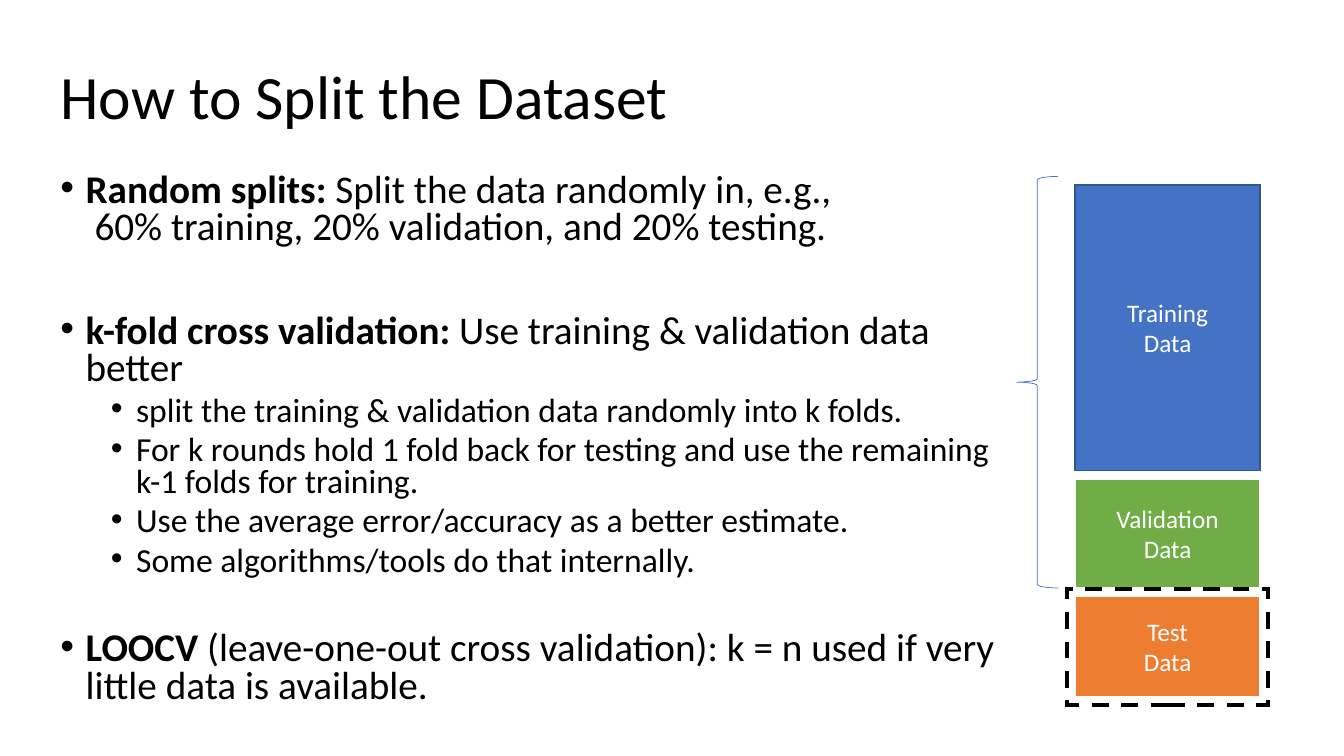
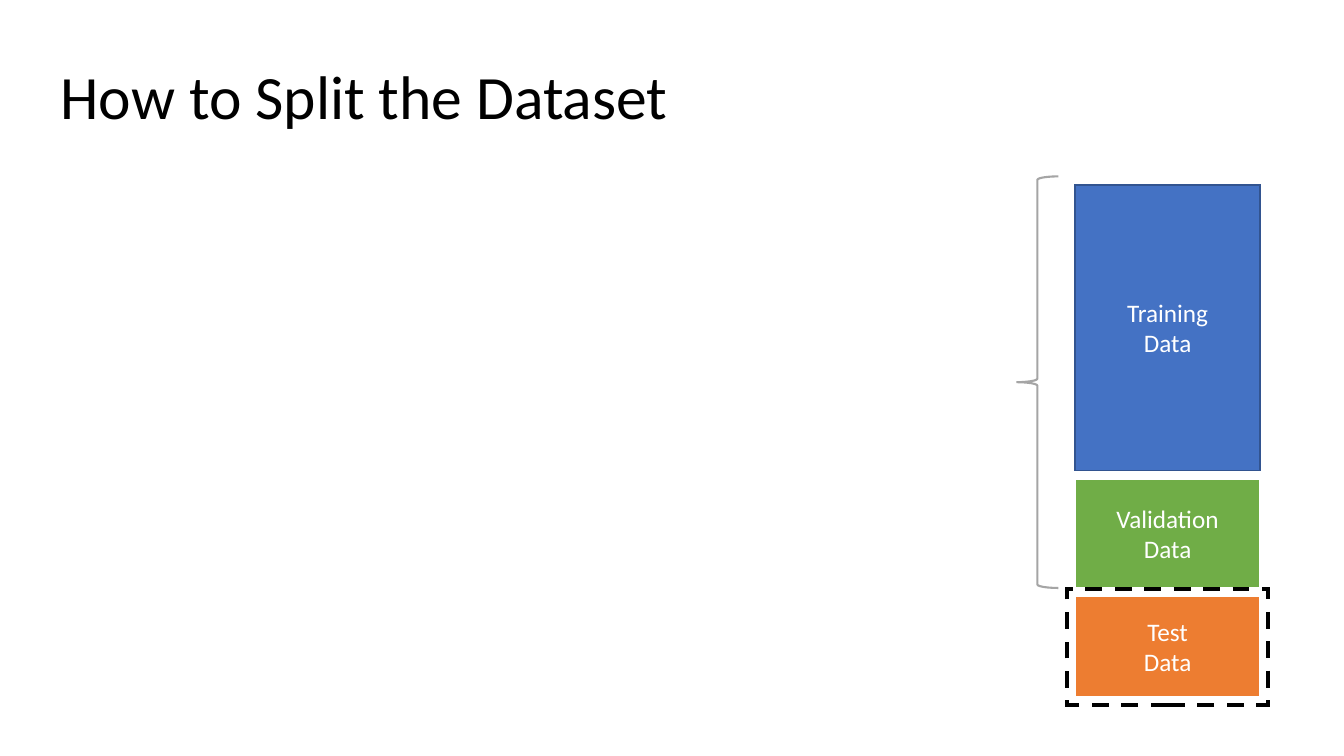
Before and after one commit to mhahsler/CS7320-AI, a slide deck: slide 20 of slides/19_ML_intro.pptx. Drawn at 1344x756 pixels with LibreOffice and Linux fonts; fonts in the diff are those of the drawing; grey boxes stand for pictures. Boxes give left, top, right and bottom in pixels: in the first picture for what was removed or moved away, otherwise in the second. Text is boxed around its words. In the diff, an @@ line names an element or a change of style, - is before the commit and + after.

```diff
--- a/slides/19_ML_intro.pptx
+++ b/slides/19_ML_intro.pptx
@@ text removed at (86,175,994,700) @@
-• Random splits: Split the data randomly in, e.g.,
-  60% training, 20% validation, and 20% testing.
-• k-fold cross validation: Use training & validation data better
-  • split the training & validation data randomly into k folds.
-  • For k rounds hold 1 fold back for testing and use the remaining k-1 folds for training.
-  • Use the average error/accuracy as a better estimate.
-  • Some algorithms/tools do that internally.
-• LOOCV (leave-one-out cross validation): k = n used if very little data is available.
@@ left brace at (1016,176,1059,588): outline #4472C4 0.5 pt to #A5A5A5 1.5 pt @@
```
Also in this commit, not shown: 5 other slides changed, 1 other file.
